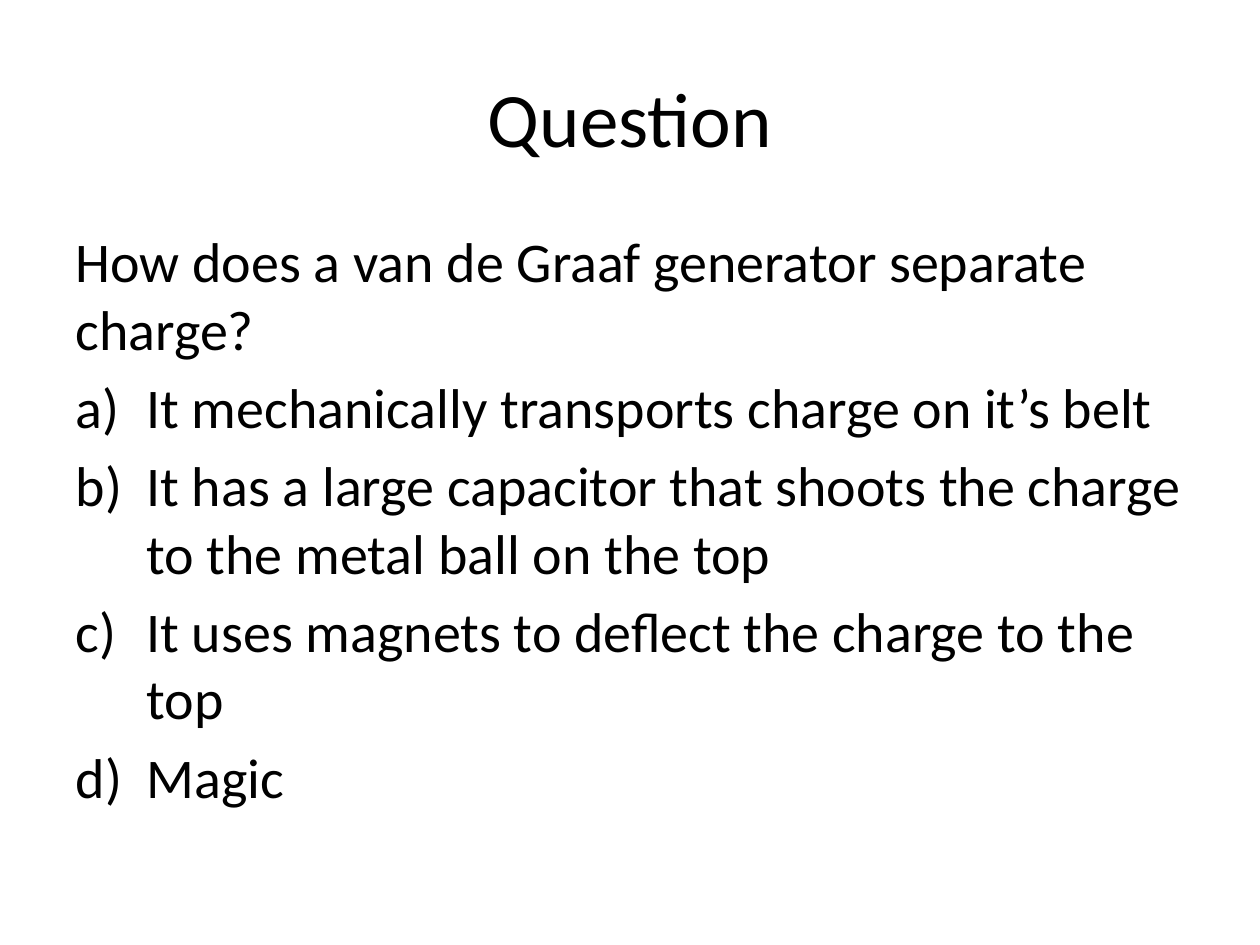
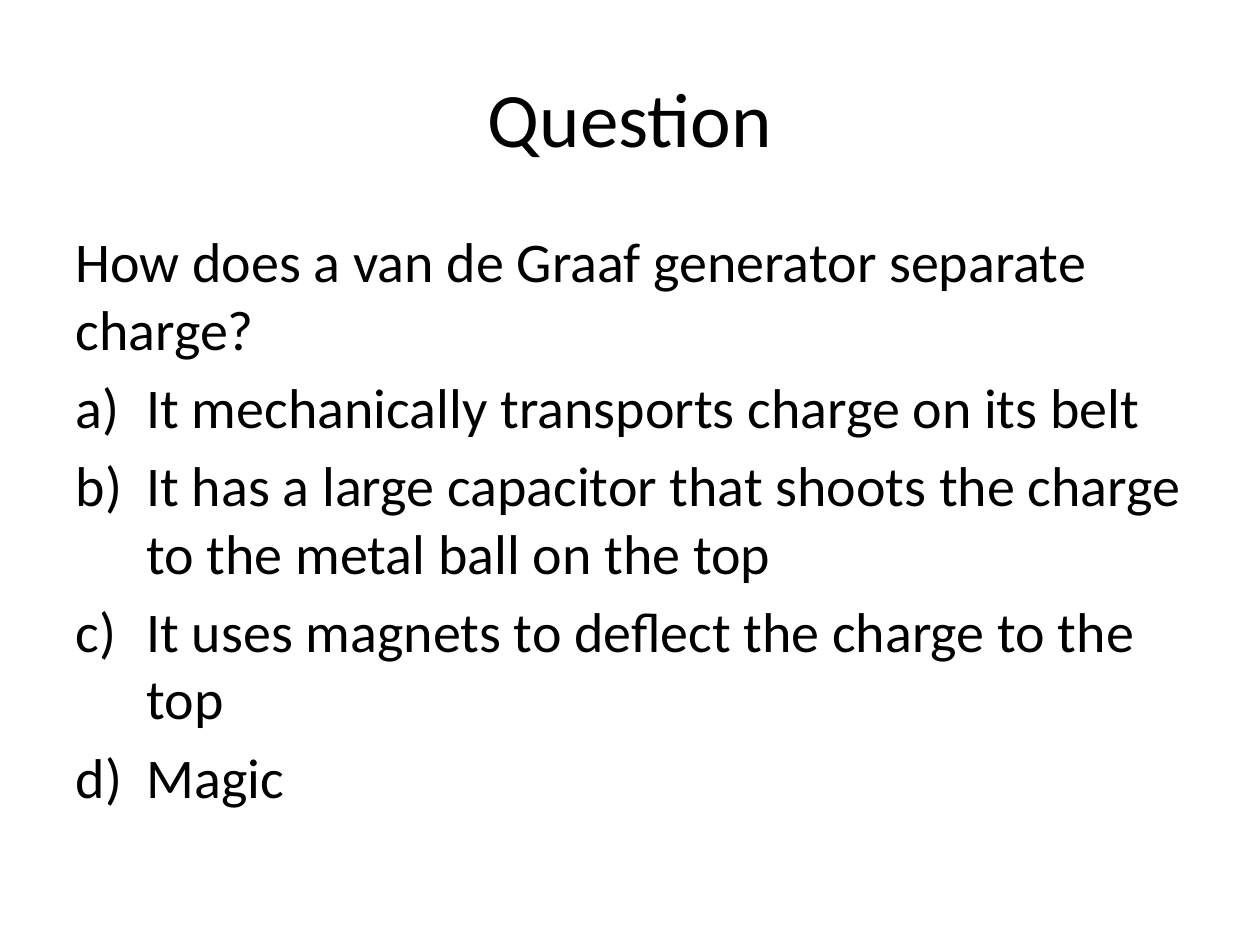
Before and after one commit to rtlines/PH223-Engineering-Physics, a slide deck: slide 17 of Slides/PH223_Lecture_13.pptx. Drawn at 1260x945 pixels with LibreOffice and Linux fonts; fonts in the diff are those of the drawing. Boxes give left, top, right and bottom in pixels: in the first picture for what was removed or moved away, otherwise in the second. Text is boxed around its words. In the diff, an @@ line names an element or a change of style, - is before the commit and + after.

```diff
--- a/Slides/PH223_Lecture_13.pptx
+++ b/Slides/PH223_Lecture_13.pptx
@@ text at (x1=146, y1=389, x2=1139, y2=438): text changed @@
-a) It mechanically transports charge on it’s belt
+a) It mechanically transports charge on its belt
```
Also in this commit, not shown: 3 other slides changed, 30 other files.
